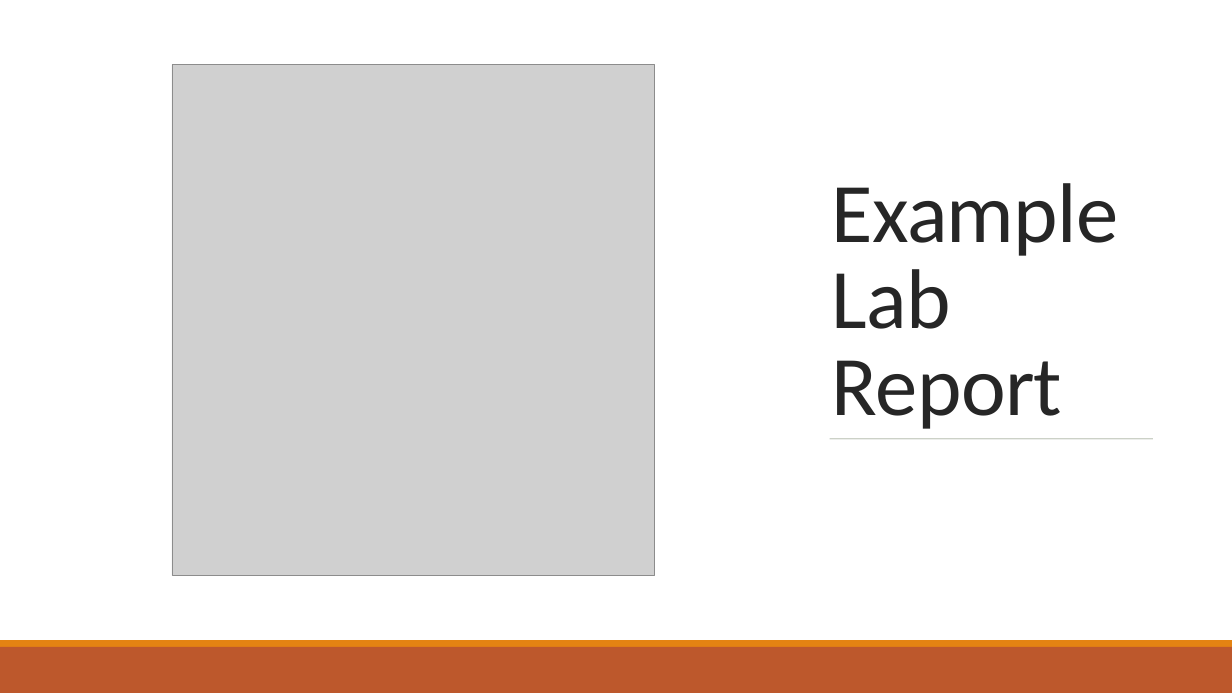
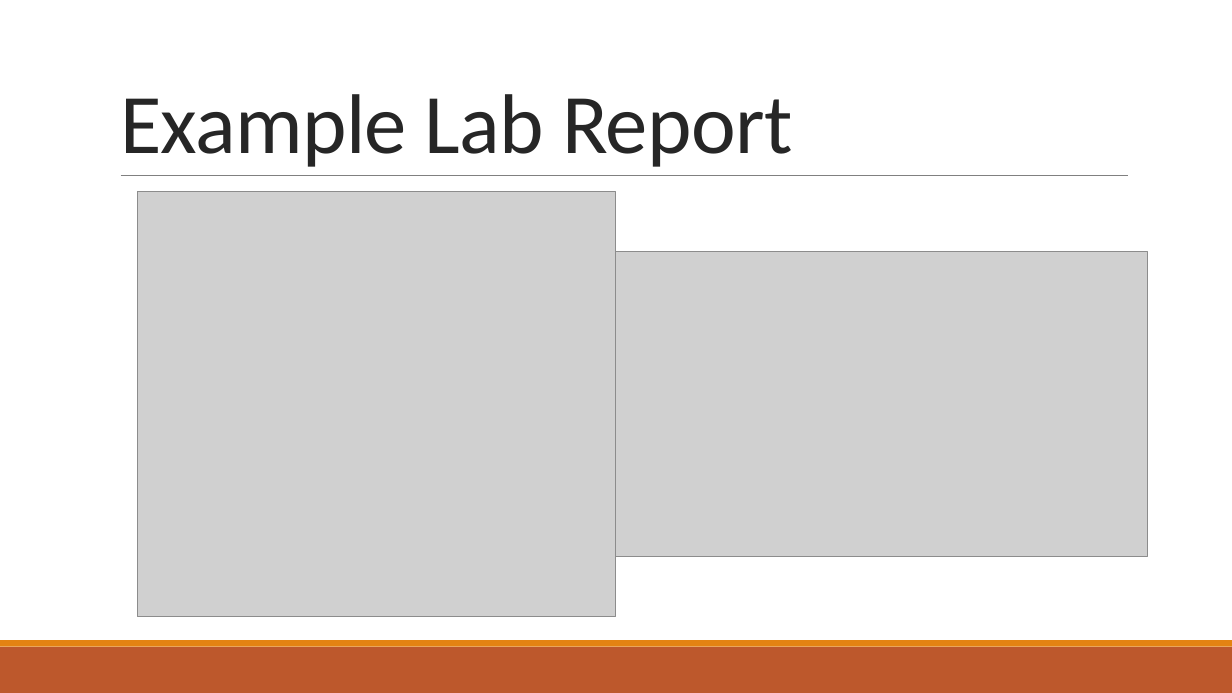
Before and after one commit to RyanZurrin/cs341, a slide deck: slide 8 of Lab 1/CS 341 Lab introduction.pptx (slide 7 before the commit). Drawn at 1232x693 pixels with LibreOffice and Linux fonts; fonts in the diff are those of the drawing; grey boxes stand for pictures. Boxes give left, top, right and bottom in pixels: in the first picture for what was removed or moved away, otherwise in the second. Text is boxed around its words. In the diff, an @@ line names an element or a change of style, - is before the commit and + after.

```diff
--- a/Lab 1/CS 341 Lab introduction.pptx
+++ b/Lab 1/CS 341 Lab introduction.pptx
@@ rectangle removed at (0, 0, 1232, 640) @@
@@ title "Example Lab Report" rewrapped from (832, 183, 1119, 429) to (120, 94, 792, 167) @@
@@ line added from (121, 176) to (1128, 176), #808080 0.5 pt @@
@@ picture: place and size @@
-picture at (172, 65, 654, 576)
+picture at (137, 192, 616, 617)
@@ picture added at (616, 252, 1148, 556) @@
@@ line removed from (830, 439) to (1153, 439) @@
@@ rectangle removed at (0, 640, 1232, 647) @@
@@ rectangle removed at (0, 647, 1232, 693) @@
@@ rectangle added at (0, 647, 1232, 693), fill #BD582C @@
@@ rectangle added at (0, 640, 1232, 647), fill #E48312 @@
```
Also in this commit, not shown: 3 other slides changed, 4 slides added, 2 slides removed.
